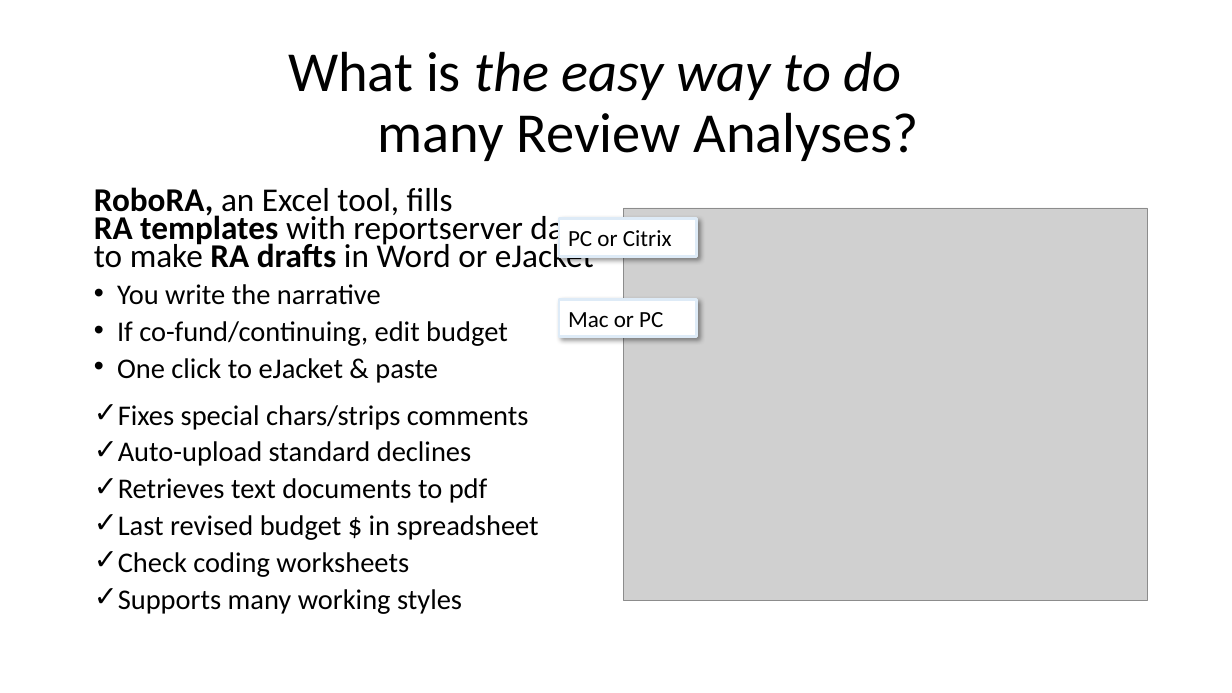
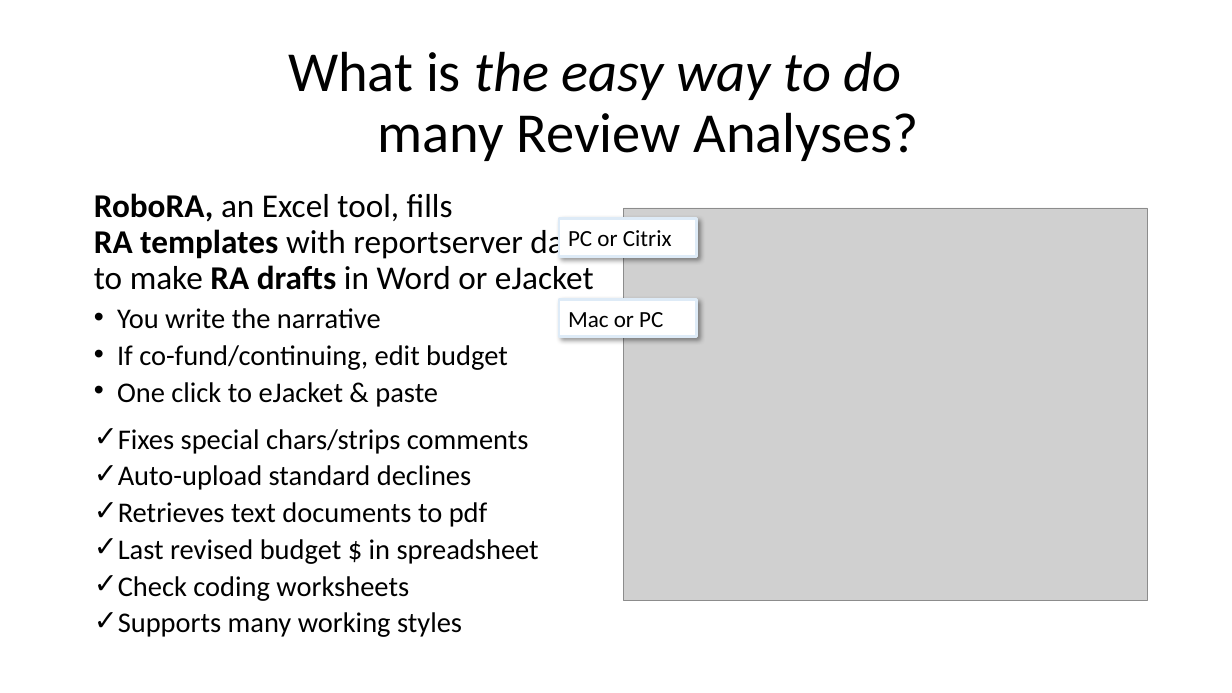
Before and after one commit to NSF-ENG/excelSQL, a slide deck: slide 7 of RoboRA/what is Robo RA.pptx. Drawn at 1232x693 pixels with LibreOffice and Linux fonts; fonts in the diff are those of the drawing; grey boxes stand for pictures. Boxes give left, top, right and bottom in pixels: in the first picture for what was removed or moved away, otherwise in the second. Text is boxed around its words. In the diff, an @@ line names an element or a change of style, - is before the commit and + after.

Commit message:
RoboRA 0.7 initial release

```diff
--- a/RoboRA/what is Robo RA.pptx
+++ b/RoboRA/what is Robo RA.pptx
@@ text at (94, 193, 594, 290): line spacing 0.7 to 0.9 @@
```
Also in this commit, not shown: 3 other slides changed, 28 other files.
